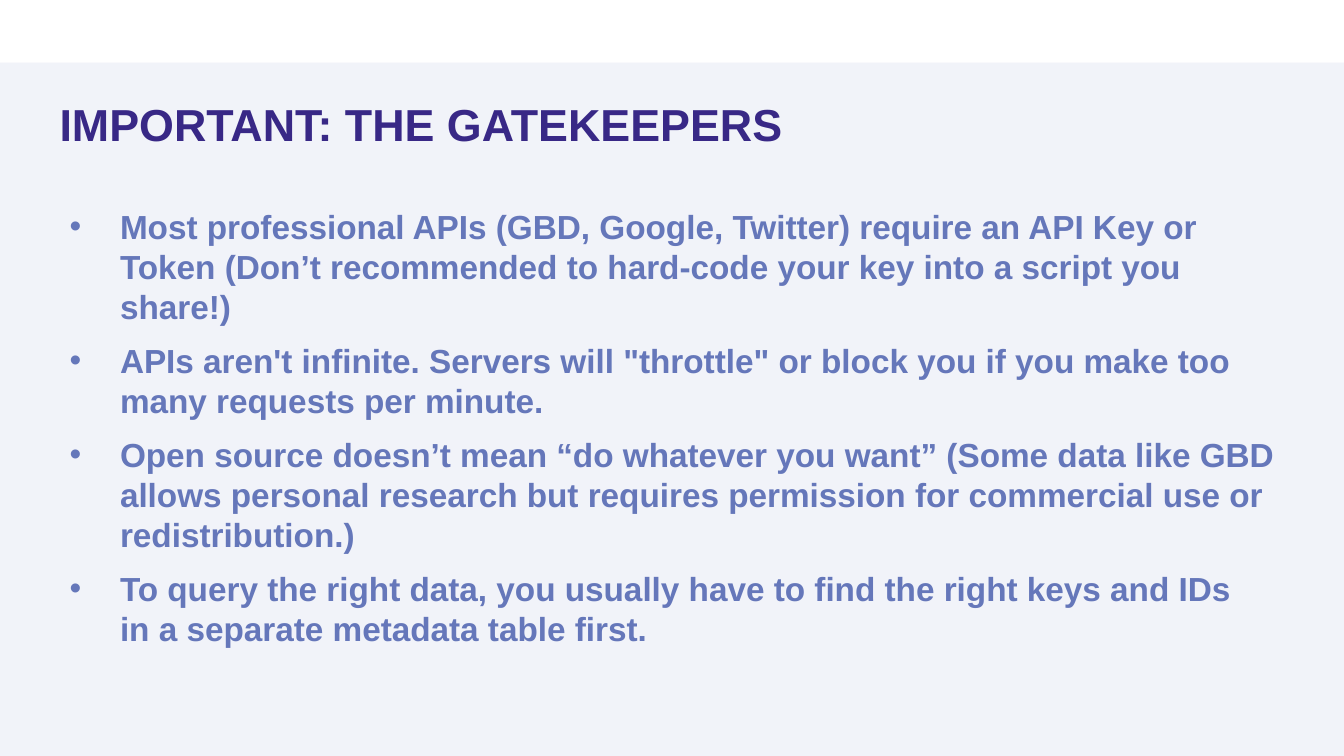
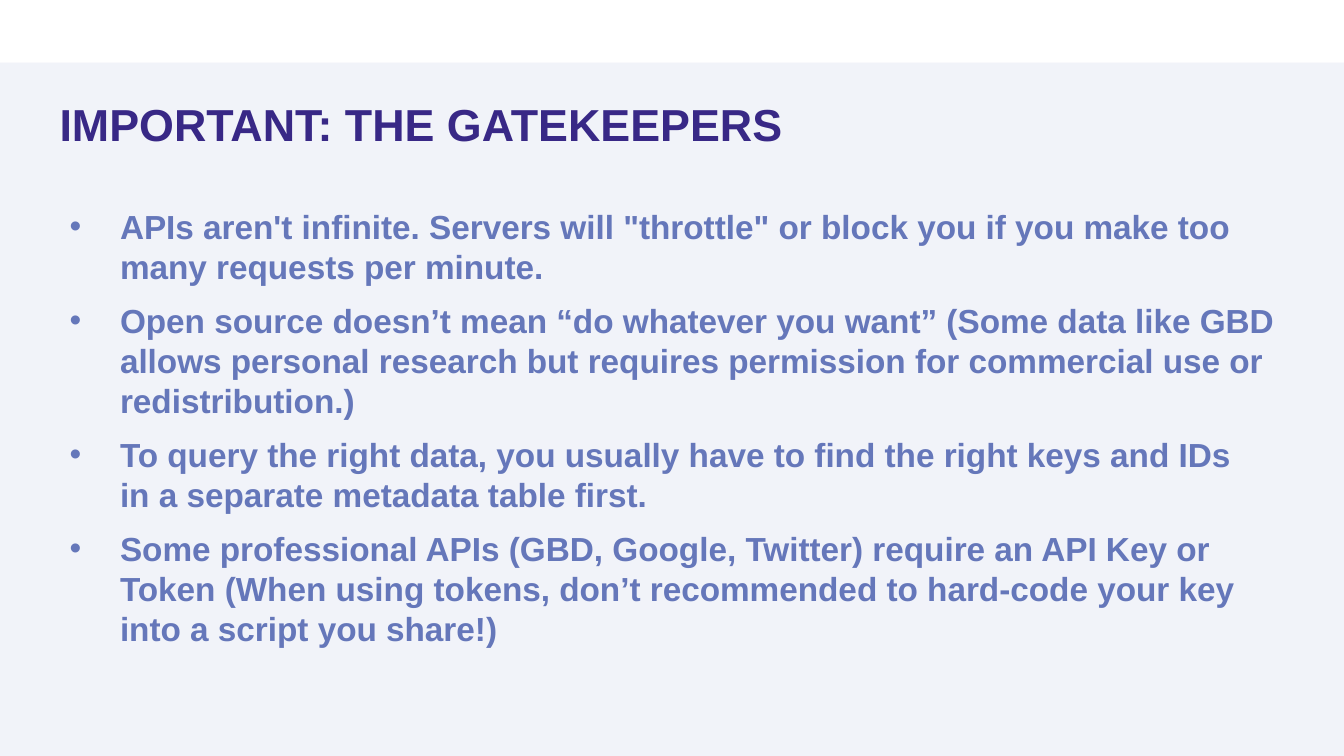
Before and after one commit to sooyoung1021/Module-5-Open-Source-Data, a slide deck: slide 9 of presentations/Module 5_Open Source Data.pptx. Drawn at 1344x756 pixels with LibreOffice and Linux fonts; fonts in the diff are those of the drawing; background and template pictures are left out. Boxes give left, top, right and bottom in pixels: in the first picture for what was removed or moved away, otherwise in the second. Text is boxed around its words. In the diff, an @@ line names an element or a change of style, - is before the commit and + after.

```diff
--- a/presentations/Module 5_Open Source Data.pptx
+++ b/presentations/Module 5_Open Source Data.pptx
@@ text at (120, 215, 1196, 325): paragraph removed @@
-• Most professional APIs (GBD, Google, Twitter) require an API Key or Token (Don’t recommended to hard-code your key into a script you share!)
@@ text at (120, 537, 1235, 647): paragraph added @@
+• Some professional APIs (GBD, Google, Twitter) require an API Key or Token (When using tokens, don’t recommended to hard-code your key into a script you share!)
```
Also in this commit, not shown: 8 other slides changed, 12 slides added, 4 slides removed, 1 other file.
